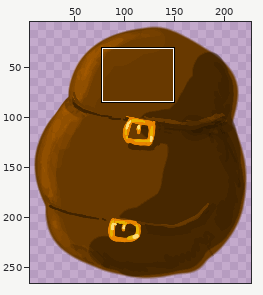
Sprite sheet, stored at src/data/imgs/displayElements/backpack.png. The first picture is a wide view before the edit; the outline marks the close-up.
Close-up. Before the edit:
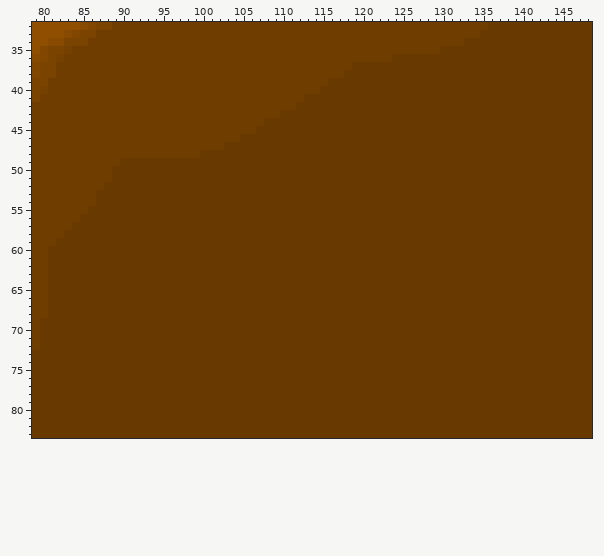
The file is 221x263 pixels. Pixels under 10% opacity are left out. Colours within 5 levels of each other are drawn and written as one. Shown: x 79..148, y 32..83. The old version is drawn lined up with the new one, on the new canvas. The wide view leaves out empty margins. The commit also changed other parts of the picture, which this record leaves out.
Once edited:
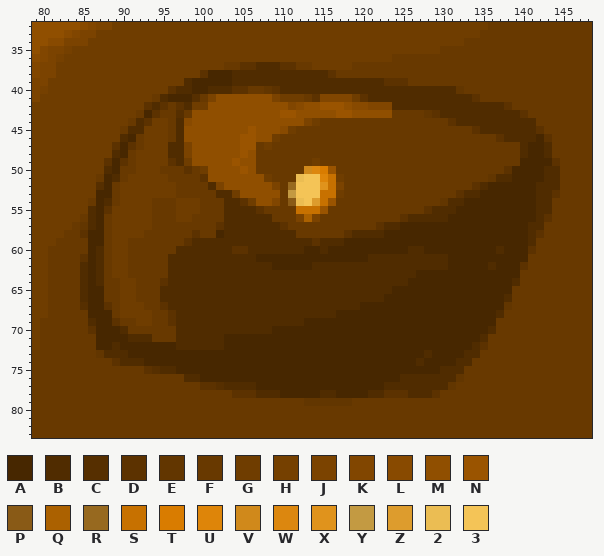
Palette (. is transparent): A #472700  B #502c00  C #562f00  D #5c3200  E #623600  F #683900  G #6f3d00  H #754000  J #7b4300  K #814600  L #884a00  M #904f00  N #9a5400  P #895a16  Q #ab6100  R #97691f  S #c77100  T #d97c00  U #de8509  V #d0891b  W #dc870f  X #e0931c  Y #c39a42  Z #dd9c2d  2 #ebbd53  3 #f4c457
The exact change:
canvas 221x263 -> 231x270, the old top-left corner now at 7,4
y 37: x 103..113 GGGGGGGGGGG -> FFDDBBBDDFF
y 38: x 100..117 GGGGGGGGGGGGGGGGGG -> DAAABBBBBBBBBBBBDF
y 39: x 98..125 GGGGGGGGGGGGGGGGGGFFFFFFFFFF -> BAAAAABBBBBBBBBBBBBBBBBBBDDD
y 40: x 96..132 GGGGGGGGGGGGGGGGGGGFFFFFFFFFFFFFFFFFF -> DBBAABBBDDFFEDBBBBBBBBBBBBBBBBBBBBBBE
y 41: x 94..109 GGGGGGGGGGGGGGGG -> FBAAACFJMMMMMMMJ; x 114..134 FFFFFFFFFFFFFFFFFFFFF -> DKKKKGDBBBBBBBBBBBBBD
y 42: x 93..98 GGGGGG -> DBDFDB; x 101..138 GGGGGGGGGGGFFFFFFFFFFFFFFFFFFFFFFFFFFF -> MMMMMMMMMMKLMMNNNMLLKKKBBBBBBBBBBBBBBD
y 43: x 92..123 GGGGGGGGGGGGGGGGGGFFFFFFFFFFFFFF -> FADFFCFMMMMMMMMMMMNNMMMMMNNMMMMM; x 128..140 FFFFFFFFFFFFF -> EDBBBBBBBBBBD
y 44: x 91..93 GGG -> FBD; x 96..114 GGGGGGGGGGGGFFFFFFF -> FBLMMMMMMMMMMMMMMJG; x 131..141 FFFFFFFFFFF -> DBBBBBBBBBB
y 45: x 90..92 GGG -> FBB; x 96..111 GGGGGGGGGGGFFFFF -> FBMMMMMMMMNMMMLG; x 134..142 FFFFFFFFF -> DBBBBBBBD
y 46: x 90..92 GGG -> BAF; x 96..109 GGGGGGGGGFFFFF -> FBMMMMMMMNNMMG; x 137..143 FFFFFFF -> DBBBBAD
y 47: x 89..92 GGGG -> DADF; x 96..106 GGGGGGGFFFF -> BBJMMMMMMNN; x 108 F -> G; x 140..143 FFFF -> BAAB
y 48: x 89..91 GGG -> BAF; x 96..106 GGGGFFFFFFF -> BBJMMMMMMNM; x 140..143 FFFF -> BAAB
y 49: x 88..90 GGF -> DAD; x 92..106 FFFFFFFFFFFFFFF -> GGGGDBGMMMMMNMM; x 114 F -> G; x 140..144 FFFFF -> AAAAD
y 50: x 88..89 GF -> BA; x 92..94 FFF -> GGG; x 98 F -> D; x 100..106 FFFFFFF -> GMMMMNM; x 113..116 FFFF -> VWTN; x 138..144 FFFFFFF -> DAAAABB
y 51: x 87..89 GGF -> FAB; x 91..95 FFFFF -> GGGGG; x 100..108 FFFFFFFFF -> DMMMMMMMG; x 112..117 FFFFFF -> 233USG; x 136..144 FFFFFFFFF -> EBBAAAABB
y 52: x 87..88 GF -> CA; x 90..96 FFFFFFF -> GGGGGGG; x 101..109 FFFFFFFFF -> BJMMMMMMJ; x 111..117 FFFFFFF -> R333XSJ; x 134..144 FFFFFFFFFFF -> DBAAAAAABBB
y 53: x 87..88 FF -> AA; x 90..96 FFFFFFF -> GGGGGGG; x 102..109 FFFFFFFF -> BBGMMMMM; x 111..117 FFFFFFF -> Y333SSG; x 132..144 FFFFFFFFFFFFF -> DBBAAAAAAABBD
y 54: x 86..88 GFF -> FAB; x 90..93 FFFF -> GGGG; x 97..99 FFF -> GGG; x 103..109 FFFFFFF -> BBDGMMK; x 111..116 FFFFFF -> P23ZSN; x 130..143 FFFFFFFFFFFFFF -> EBBAAAAAAAAABB
y 55: x 86..93 FFFFFFFF -> BADGGGGG; x 97..99 FFF -> GGG; x 103..107 FFFFF -> BBBBD; x 112..115 FFFF -> SSSN; x 128..143 FFFFFFFFFFFFFFFF -> DBBBAAAAAAAAAABB
y 56: x 86..87 FF -> BA; x 89..93 FFFFF -> GGGGG; x 97..98 FF -> GG; x 103..108 FFFFFF -> BBBBBB; x 112..114 FFF -> JQJ; x 125..143 FFFFFFFFFFFFFFFFFFF -> DBBBBBAAAAAAAAAAABD
y 57: x 85..87 FFF -> EBA; x 89..93 FFFFF -> GGGGG; x 102..110 FFFFFFFFF -> DBBBBBBBD; x 122..142 FFFFFFFFFFFFFFFFFFFFF -> DBBAAAAAAAAAAAAAAAABB
y 58: x 85..87 FFF -> DAA; x 89..92 FFFF -> GGGG; x 99 F -> D; x 102..111 FFFFFFFFFF -> ABBBBBBBBB; x 118..142 FFFFFFFFFFFFFFFFFFFFFFFFF -> DBBBBAAAAAAAAAAAAAAAAAABD
y 59: x 86..87 FF -> AA; x 89..90 FF -> GG; x 98..141 FFFFFFFFFFFFFFFFFFFFFFFFFFFFFFFFFFFFFFFFFFFF -> DBBBBBBBBBBBBBBBDBBBAAAAAAAAAAAAAAAAAAAAAAAB
y 60: x 86..87 FF -> AB; x 89..90 FF -> GG; x 97..141 FFFFFFFFFFFFFFFFFFFFFFFFFFFFFFFFFFFFFFFFFFFFF -> BBBBBBBDDBBBBBBBAABAAAAAAAAAABBAAAAAAAAABAAAD
y 61: x 85..87 FFF -> DAB; x 89..90 FF -> GG; x 96..140 FFFFFFFFFFFFFFFFFFFFFFFFFFFFFFFFFFFFFFFFFFFFF -> BBBBBBBBBBBAAAAAAAAAAAAAABBBBBBBBBBAAAAAAAAAA
y 62: x 85..87 FFF -> BAB; x 89..90 FF -> GG; x 96..140 FFFFFFFFFFFFFFFFFFFFFFFFFFFFFFFFFFFFFFFFFFFFF -> BBBBBBBBBBBBBAAAAABBBBBBBBBBBBBBBBBAAAAABAAAD
y 63: x 85..87 FFF -> BAB; x 89..90 FF -> GG; x 96..139 FFFFFFFFFFFFFFFFFFFFFFFFFFFFFFFFFFFFFFFFFFFF -> BBBBBBBBBBBBBBBBBBBBBBBBBBBBBBBAAAAAAAAAAAAA
y 64: x 85..87 FFF -> BAB; x 90..91 FF -> GG; x 95..139 FFFFFFFFFFFFFFFFFFFFFFFFFFFFFFFFFFFFFFFFFFFFF -> DBBBBBBBBBBBBBBBBBBBBBBBBBBBBBBAAAAAAAAAAAAAB
y 65: x 85..87 FFF -> BAA; x 90..91 FF -> GG; x 95..138 FFFFFFFFFFFFFFFFFFFFFFFFFFFFFFFFFFFFFFFFFFFF -> BBBBBBBBBBBBBBBBBBBBBBBBBBBBBAAAAAAAAAAAAAAA
y 66: x 85..87 FFF -> BAA; x 90..91 FF -> GG; x 95..138 FFFFFFFFFFFFFFFFFFFFFFFFFFFFFFFFFFFFFFFFFFFF -> BBBBBBBBBBBBBBBBBBBBBBBBBBBBAAAAAAAAAAAAAAAB
y 67: x 85..88 FFFF -> CAAD; x 90..92 FFF -> GGG; x 95..138 FFFFFFFFFFFFFFFFFFFFFFFFFFFFFFFFFFFFFFFFFFFF -> DBBBBBBBBBBBBBBBBBBBBBBBBAAAAAAAAAAAAAAAAAAE
y 68: x 86..88 FFF -> AAA; x 90..93 FFFF -> GGGG; x 96..137 FFFFFFFFFFFFFFFFFFFFFFFFFFFFFFFFFFFFFFFFFF -> DBBBBBBBBBBBBBBBBBBBBAAAAAAAAAAAAAAAAAAAAB
y 69: x 86..89 FFFF -> BAAD; x 92..93 FF -> GG; x 96..136 FFFFFFFFFFFFFFFFFFFFFFFFFFFFFFFFFFFFFFFFF -> DBBBBBBBBBBBBBBBBAAAAAAAAAAAAAAAAAAAAAAAA
y 70: x 86..90 FFFFF -> DAAAB; x 97..136 FFFFFFFFFFFFFFFFFFFFFFFFFFFFFFFFFFFFFFFF -> BBBBBBBBBBBBAAAAAAAAAAAAAAAAAAAAAAAAAAAB
y 71: x 87..93 FFFFFFF -> AAAABBB; x 97..135 FFFFFFFFFFFFFFFFFFFFFFFFFFFFFFFFFFFFFFF -> BBBBBBAAAAAAAAAAAAAAAAAAAAAAAAAAAAAAAAB
y 72: x 87..135 FFFFFFFFFFFFFFFFFFFFFFFFFFFFFFFFFFFFFFFFFFFFFFFFF -> AABAAAAAAABBBBBBAAAAAAAAAAAAAAAAAAAAAAAAAAAAAAABD
y 73: x 87..134 FFFFFFFFFFFFFFFFFFFFFFFFFFFFFFFFFFFFFFFFFFFFFFFF -> EBBBAAAAAAAAAAAAAAAAAAAAAAAAAAAAAAAAAAAAABAAAABB
y 74: x 89..133 FFFFFFFFFFFFFFFFFFFFFFFFFFFFFFFFFFFFFFFFFFFFF -> DBBBAAAAAAAAAAAAAAAAAAAAAAAAAAAAAAAAAABAAAABB
y 75: x 93..132 FFFFFFFFFFFFFFFFFFFFFFFFFFFFFFFFFFFFFFFF -> DCBBAAAAAAAAAAAAAAAAAAAAAAAAAAAAAAAAABBB
y 76: x 98..132 FFFFFFFFFFFFFFFFFFFFFFFFFFFFFFFFFFF -> BBAAAAAAAAAAAAAAAAAAAAAAAAABBBBBBBE
y 77: x 100..131 FFFFFFFFFFFFFFFFFFFFFFFFFFFFFFFF -> DDCBBBBAAAAAAAAAAAAAAAABBBBBBBBE
y 78: x 104..129 FFFFFFFFFFFFFFFFFFFFFFFFFF -> DDDBBBAAAAABBAAAABBDDDBBBD
y 79: x 113..118 FFFFFF -> EEEEEE
Changed places in both close-ups, as pixel boxes (x1, y1, x2, y2):
changed: (80, 62, 560, 406)
